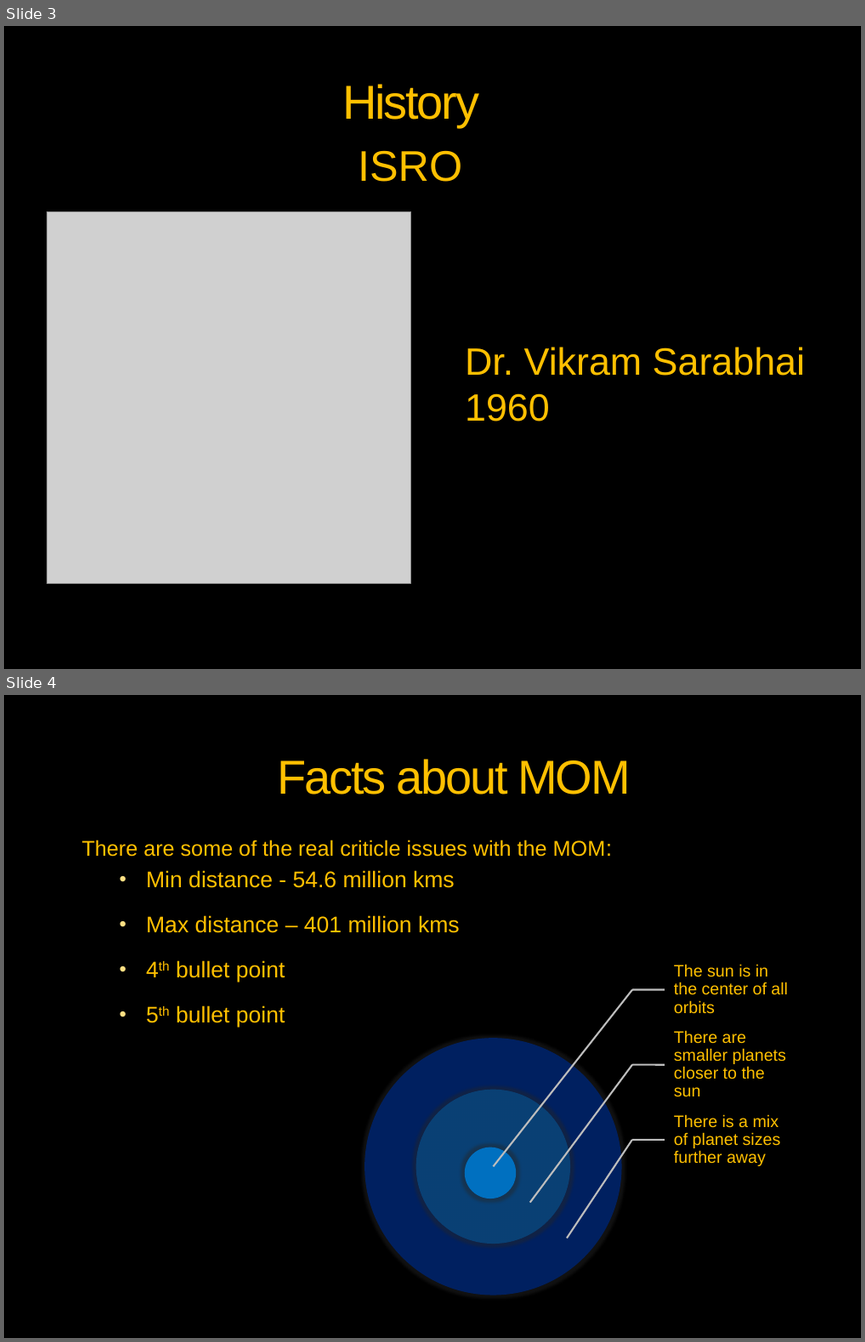
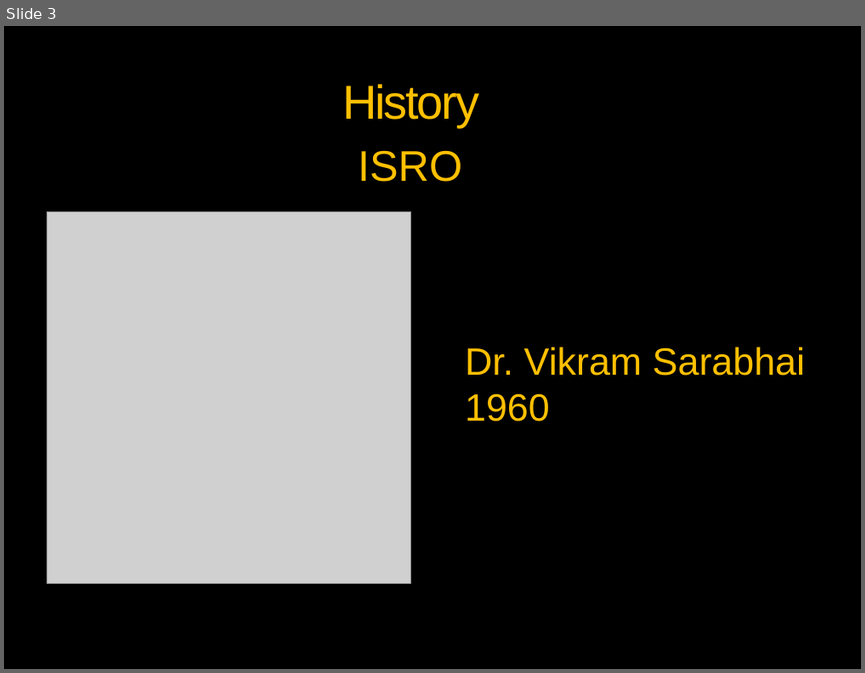
Before and after one commit to vickaas13/tedx, a slide deck: MOM- Taking India to MARS.pptx. Shown one above the other, each under a label of ours: slides 3 and 4 before the commit, slide 3 after it. The pictures are 865x1342 and 865x673 pixels, drawn with LibreOffice and Linux fonts; fonts in the diff are those of the drawing; grey boxes stand for pictures; background and template pictures are left out. Boxes give left, top, right and bottom in pixels: in the first picture for what was removed or moved away, otherwise in the second. Text is boxed around its words. In the diff, an @@ line names an element or a change of style, - is before the commit and + after.

```diff
--- a/MOM- Taking India to MARS.pptx
+++ b/MOM- Taking India to MARS.pptx
@@ slide 4 removed at [4, 695, 861, 1338], background picture (left out); not listed: 3 template elements that a slide beside it also shows @@
@@ title removed at [278, 759, 630, 794] @@
-Facts about MOM
@@ text removed at [82, 839, 606, 1027] @@
-There are some of the real criticle issues with the MOM:
-  • Min distance - 54.6 million kms
-  • Max distance – 401 million kms
-  • 4th bullet point
-  • 5th bullet point
@@ group removed at [364, 964, 788, 1295]: 6 lines, 3 ellipses, 3 texts @@
-The sun is in the center of all orbits
-There are smaller planets closer to the sun
-There is a mix of planet sizes further away
```
Also in this commit, not shown: 1 slide changed, 4 slides added, 2 other slides removed, 1 other file.
